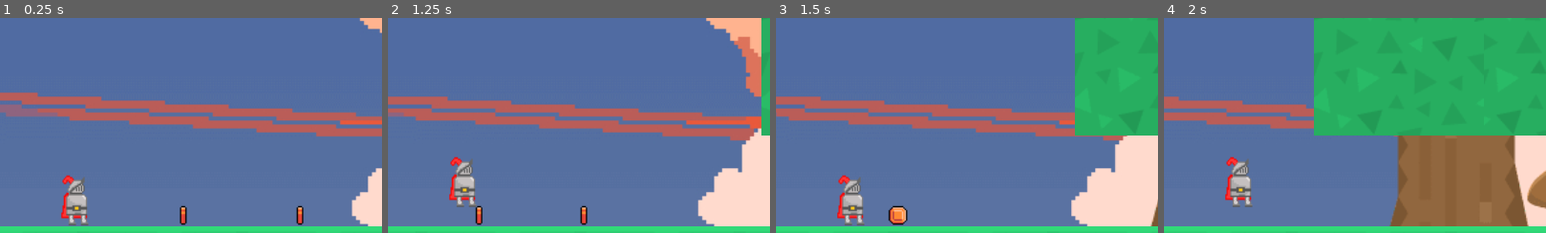
Above: before the commit, frames 1-4 (left to right).
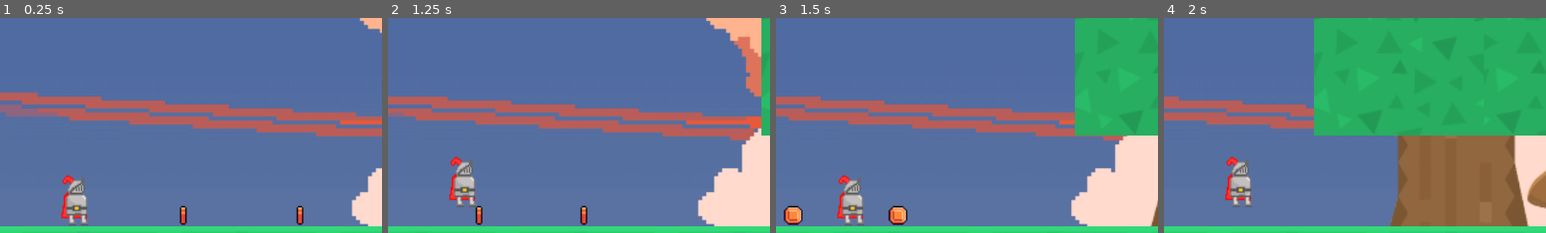
Above: after the commit, the same moments.

Repository: NotCritKai/TCITC
Game: Godot game, scene res://scenes/Scene1GAME.tscn
The game is run twice, just before and just after one commit, with the same random seed, the same clock (stepped at 60 frames per second) and the same inputs.
Inputs:
- Up to frame 1 (0.25 s): no input
- Up to frame 2 (1.25 s): hold D (move_right) from 0.53 s (still down); tap W (jump) at 0.77 s
- Up to frame 3 (1.5 s): keep holding D (move_right)
- Up to frame 4 (2 s): keep holding D (move_right); tap W (jump) at 1.52 s
The pictures show only the part of the screen within x 41-91%, y 16-66%; the shares and areas given below are measured in that part.

Frames 1-2 are identical in both runs. In frame 3, 0.4% of the frame differs, in the area x 2-7%, y 87-97%; in frame 4, nothing differs.

Commit message:
Reverted Coin Animation

Diff:
--- a/scenes/coin.tscn
+++ b/scenes/coin.tscn
@@ -238,6 +238,6 @@
 libraries = {
 "": SubResource("AnimationLibrary_nmrvb")
 }
-speed_scale = 6.0
+speed_scale = 3.0
 
 [connection signal="body_entered" from="." to="." method="_on_body_entered"]
